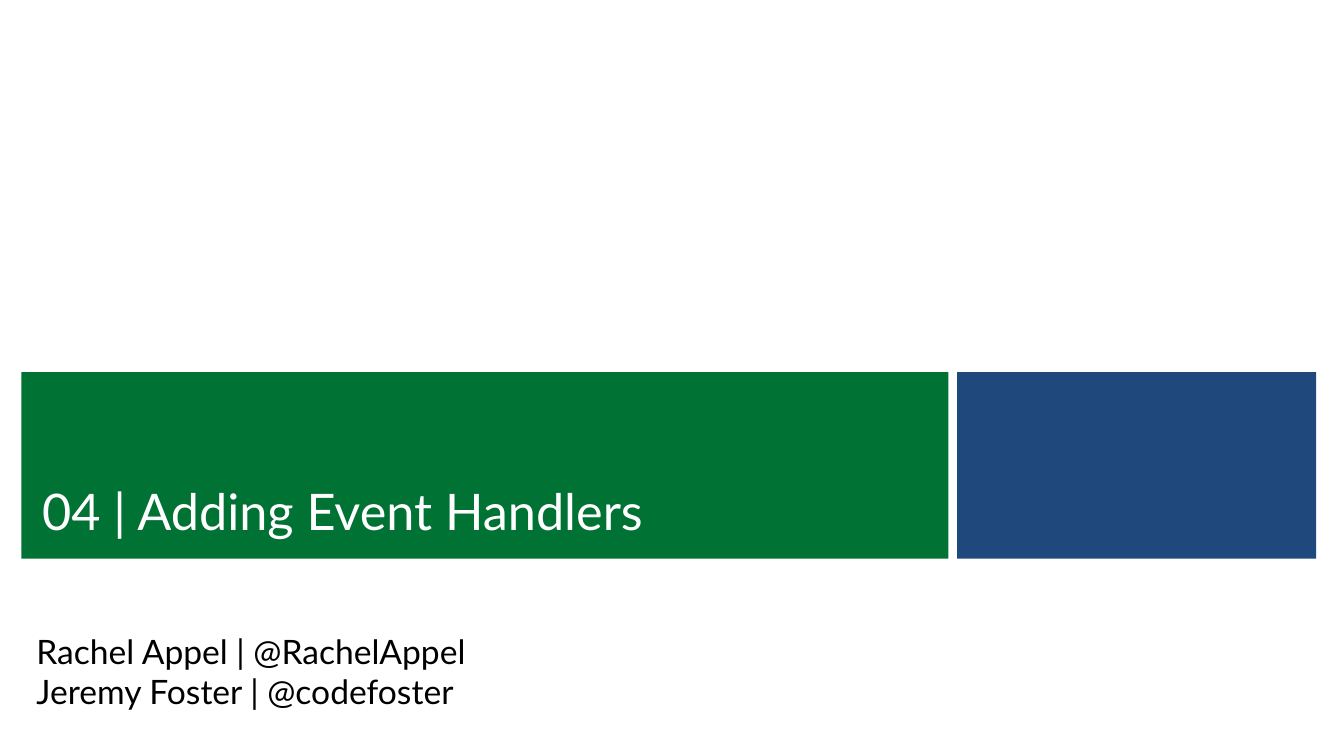
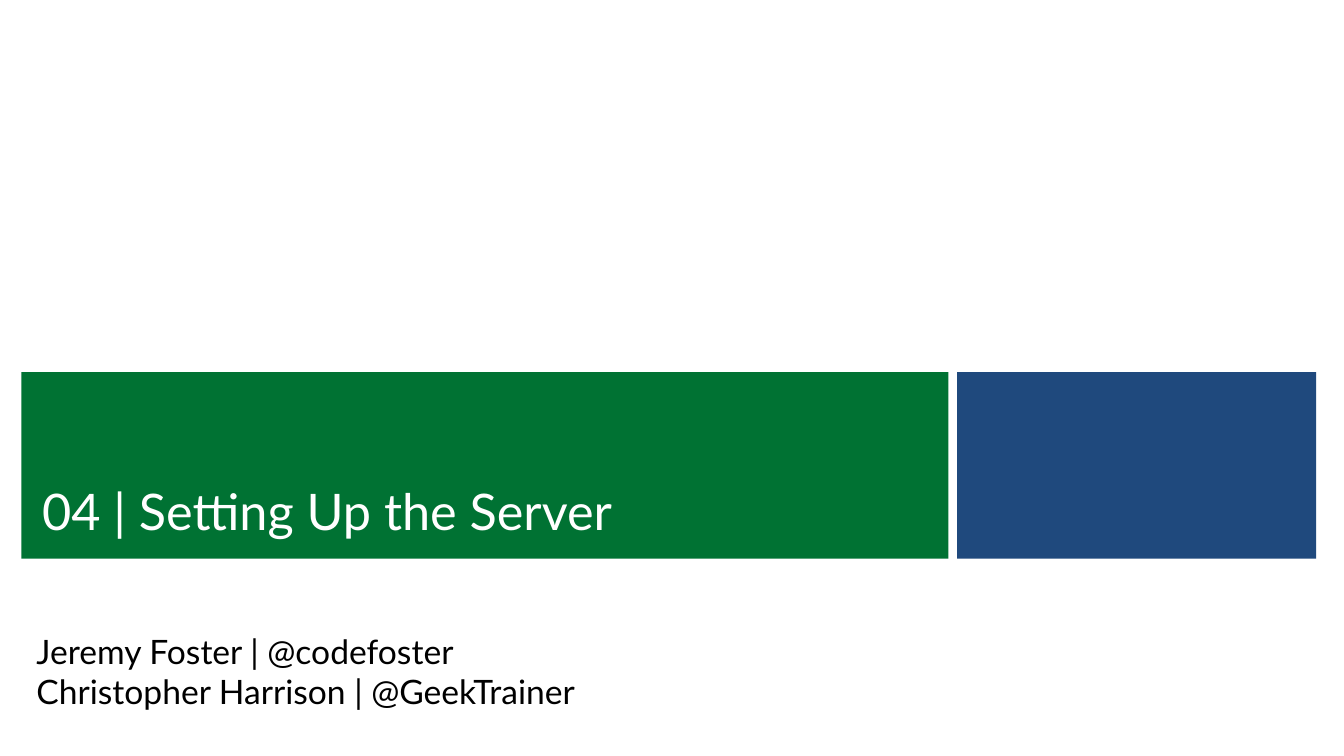
Before and after one commit to CharaD7/FrayedKnot, a slide deck: slide 3 of Slides/M4 Server.pptx. Drawn at 1344x756 pixels with LibreOffice and Linux fonts; fonts in the diff are those of the drawing; background and template pictures are left out. Boxes give left, top, right and bottom in pixels: in the first picture for what was removed or moved away, otherwise in the second. Text is boxed around its words. In the diff, an @@ line names an element or a change of style, - is before the commit and + after.

```diff
--- a/Slides/M4 Server.pptx
+++ b/Slides/M4 Server.pptx
@@ text at [42,493,612,539]: text changed @@
-04 | Adding Event Handlers
+04 | Setting Up the Server
@@ subtitle at [36,639,465,670]: paragraph removed @@
-Rachel Appel | @RachelAppel
@@ subtitle at [36,679,575,710]: paragraph added @@
+Christopher Harrison | @GeekTrainer
```
Also in this commit, not shown: 2 other slides changed, 6 other files.
